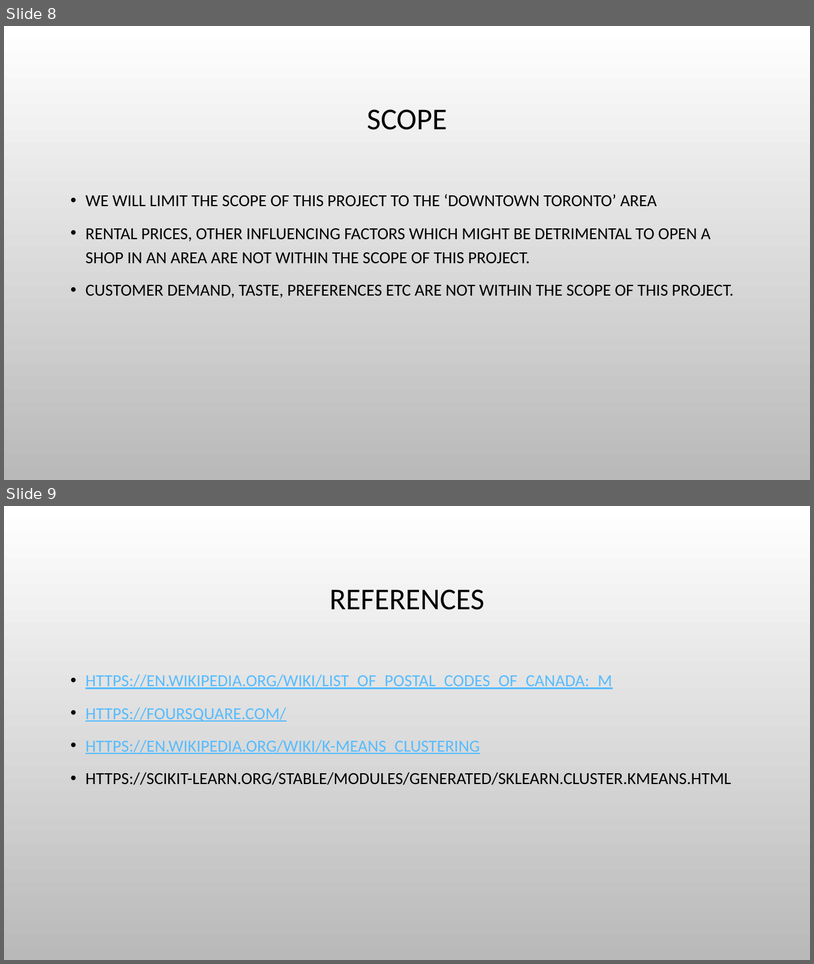
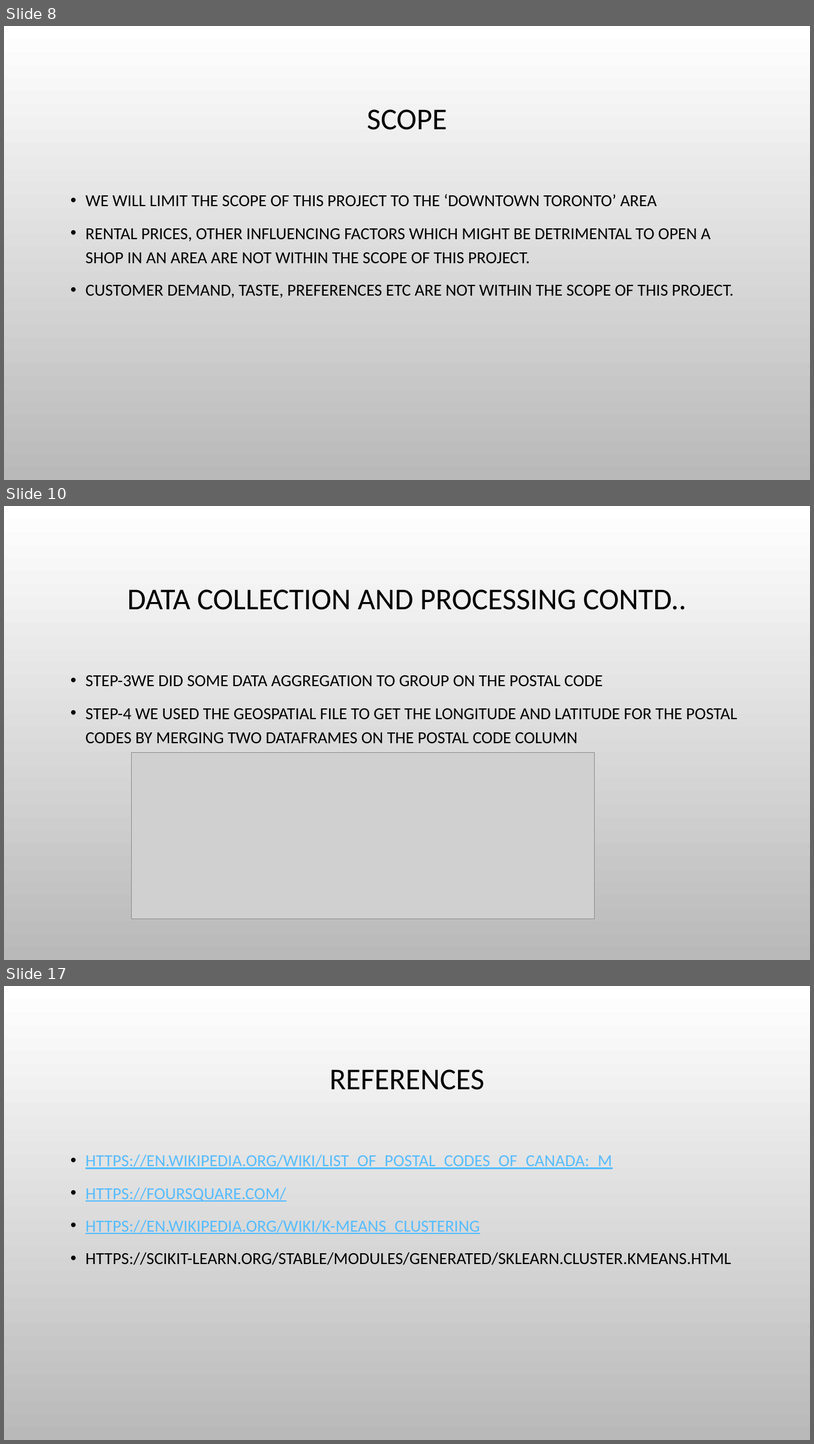
Before and after one commit to liyanshu09/Capstone-Project, a slide deck: IBM DataSCIENCE CAPTSTONE Project.pptx. Shown one above the other, each under a label of ours: slides 8 and 9 before the commit, slides 8, 10 and 17 after it; the slides between them are not shown. The pictures are 814x964 and 814x1444 pixels, drawn with LibreOffice and Linux fonts; fonts in the diff are those of the drawing; grey boxes stand for pictures; background and template pictures are left out. Boxes give left, top, right and bottom in pixels: in the first picture for what was removed or moved away, otherwise in the second. Text is boxed around its words. In the diff, an @@ line names an element or a change of style, - is before the commit and + after.

```diff
--- a/IBM DataSCIENCE CAPTSTONE Project.pptx
+++ b/IBM DataSCIENCE CAPTSTONE Project.pptx
@@ slide 10 added at [4,506,810,960], background picture (left out) @@
@@ title added at [128,589,687,610], 36 pt, text #000000 @@
+DATA COLLECTION AND PROCESSING CONTD..
@@ text added at [86,675,737,743], 20 pt, text #000000 @@
+• STEP-3WE DID SOME DATA AGGREGATION TO GROUP ON THE POSTAL CODE
+• STEP-4 WE USED THE GEOSPATIAL FILE TO GET THE LONGITUDE AND LATITUDE FOR THE POSTAL CODES BY MERGING TWO DATAFRAMES ON THE POSTAL CODE COLUMN
@@ picture added at [132,752,595,919] @@
@@ what was slide 9 is now slide 17 @@
```
Also in this commit, not shown: 7 other slides added.
